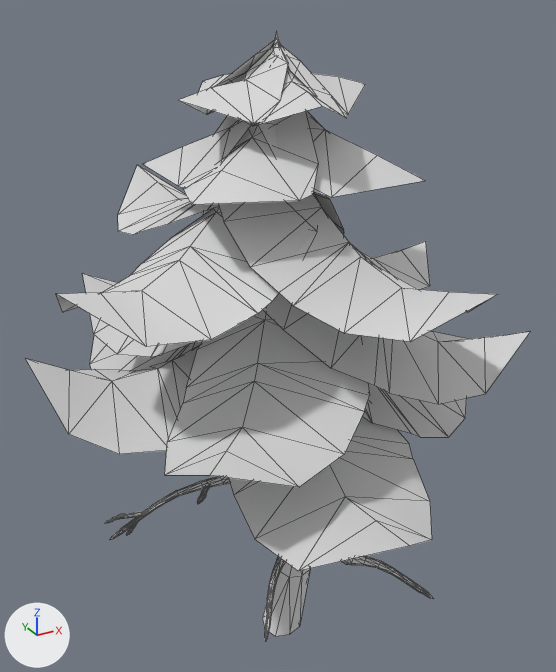
Before and after pictures for a commit that changed the glTF model public/glb/stylized_nature_pack/PineTree_3.glb.
Rendered twice from a camera (50 mm lens) standing at (-1.21, -2.21, 2.44) and looking at (0.02, 0.04, 1.32). The lights are fixed; the arrows at lower left show +X, +Y and +Z. Mesh edges are drawn as thin lines. Where no turn or scale is listed for an object, it has been applied to the vertices. Vertices at the same position are counted once.

The first picture shows 'PineTree_3'.
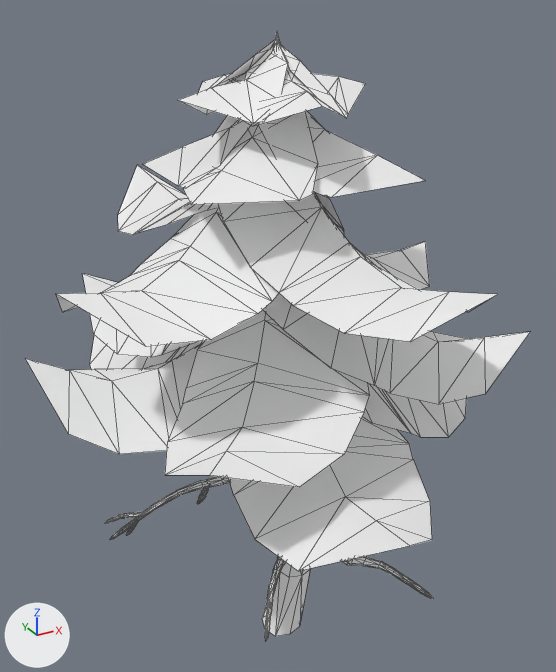
Where the newer file only moved an object's origin or applied its transform, the numbers keep the older frame.

Boxes (x1, y1, x2, y2) around the edits, measured in the pictures (556 x 672 px; the box of a moved part takes in the faces that stretch with it):
'PineTree_3', recoloured, surface changed: (25, 32, 530, 639) in both
part 1 of me_pinetree_3, moved or reshaped: before (108, 481, 201, 536); after (107, 481, 201, 536)

Patch to the scene script:
```diff
--- a/public/glb/stylized_nature_pack/PineTree_3.glb.py
+++ b/public/glb/stylized_nature_pack/PineTree_3.glb.py
@@ mat_pinetree_leaves @@
 mat_pinetree_leaves = principled_material('PineTree_Leaves')
-mat_pinetree_leaves.base_color = (0.8, 0.8, 0.8)  # white #e7e7e7
+mat_pinetree_leaves.base_color = (1.0, 1.0, 1.0)  # white #ffffff
 mat_pinetree_leaves.metallic = 0.4
@@ me_pinetree_3 @@
 me_pinetree_3.from_pydata(...)  # 1237 vertices, 1998 faces; spans x -0.84..0.92, y -0.92..0.83, z 0.0..2.35
 # used by ob_pinetree_3; location = (0.0, 0.0, 0.0)
+# me_pinetree_3 part 1: 30 vertices moved within x -0.61..-0.12, y 0.02..0.18, z 0.56..0.84
 me_pinetree_3.materials.append(mat_pinetree_bark)
```
